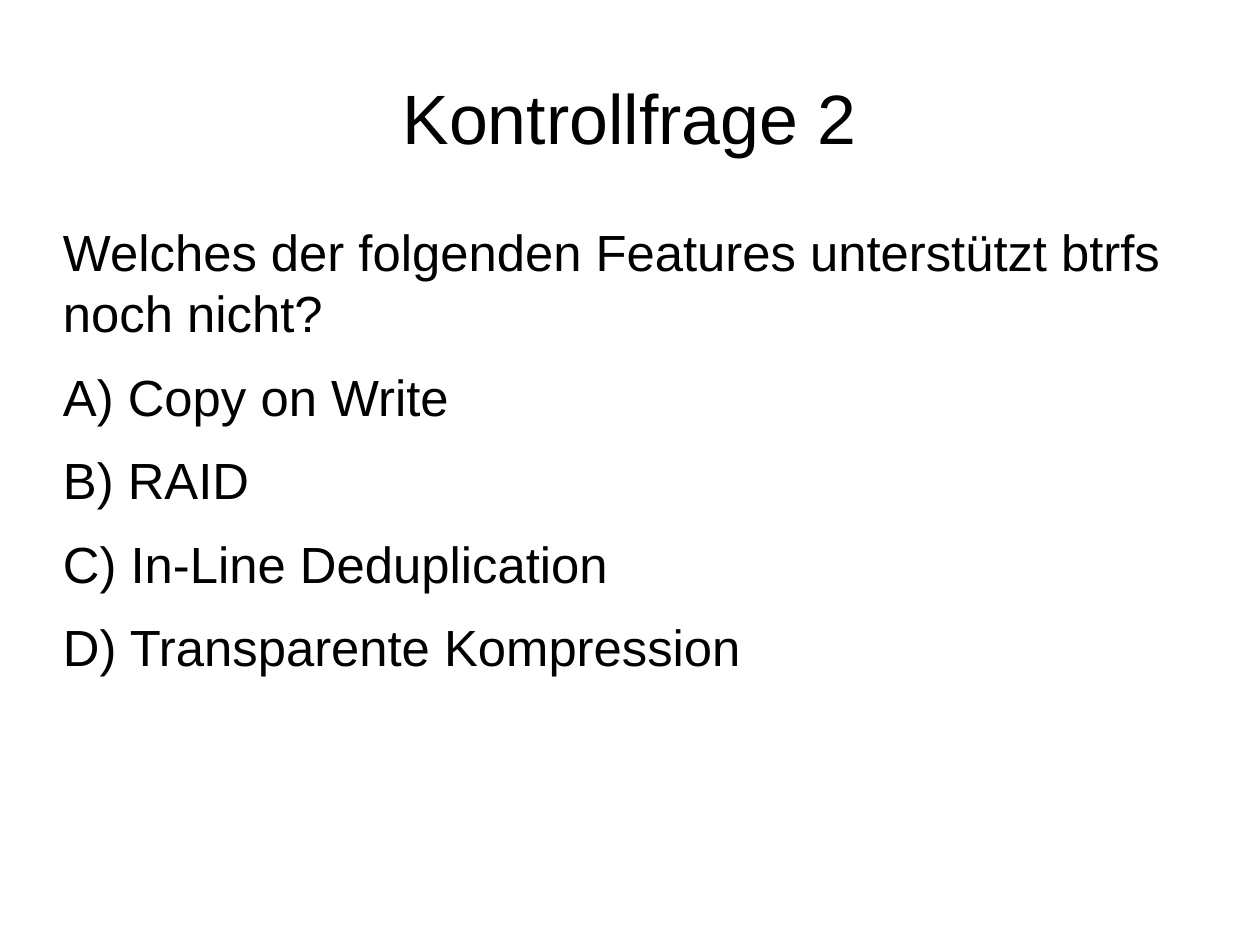
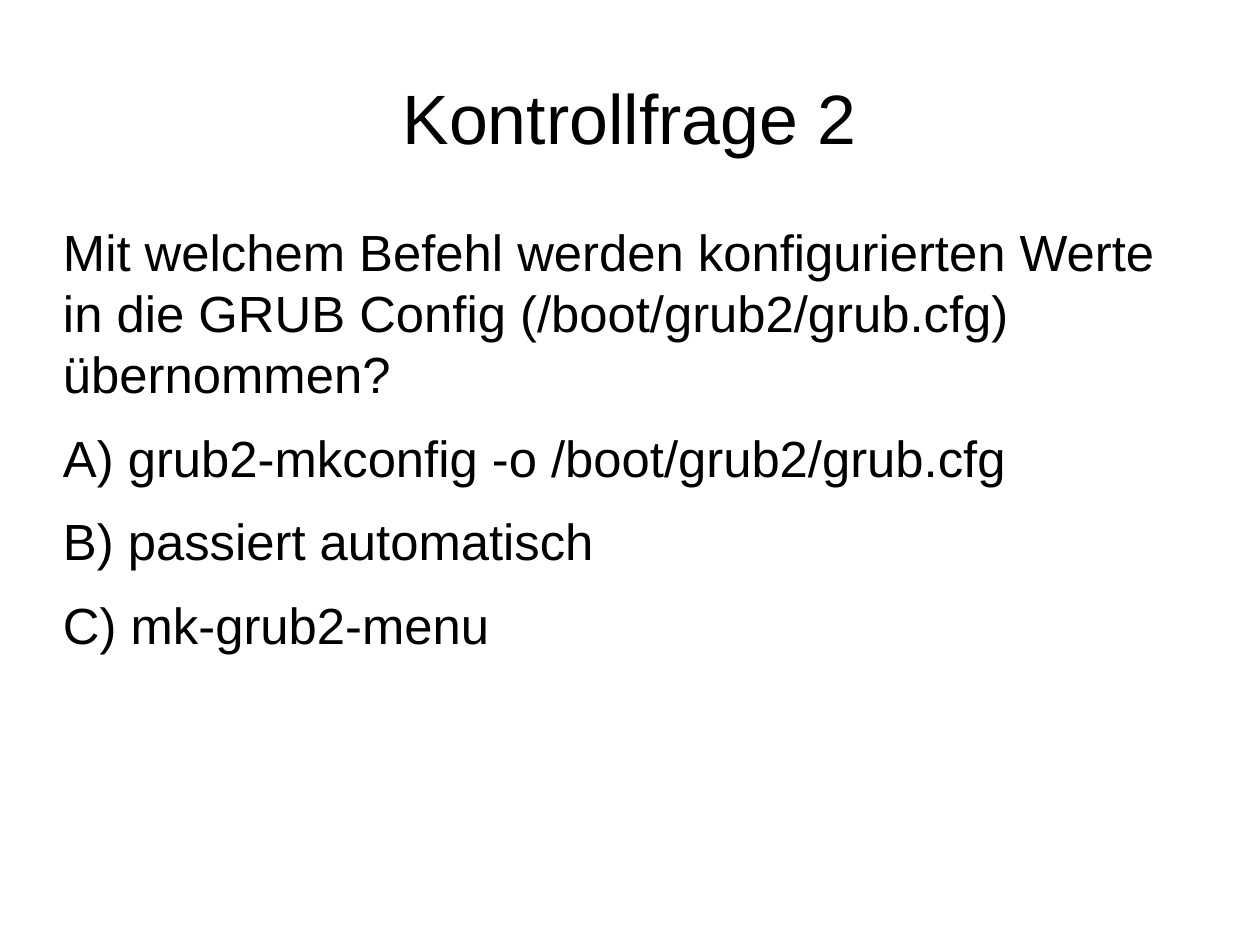
Before and after one commit to adfinis/adsy-trainings, a slide deck: slide 3 of SSA_SUSE-System-Administration/1004_grub2/modul_grub2_1004_04_check.odp. Drawn at 1260x945 pixels with LibreOffice and Linux fonts; fonts in the diff are those of the drawing. Boxes give left, top, right and bottom in pixels: in the first picture for what was removed or moved away, otherwise in the second. Text is boxed around its words. In the diff, an @@ line names an element or a change of style, - is before the commit and + after.

Commit message:
update module grub2

```diff
--- a/SSA_SUSE-System-Administration/1004_grub2/modul_grub2_1004_04_check.odp
+++ b/SSA_SUSE-System-Administration/1004_grub2/modul_grub2_1004_04_check.odp
@@ text at (63, 234, 1155, 654): text changed @@
-Welches der folgenden Features unterstützt btrfs noch nicht?
-A) Copy on Write
-B) RAID
-C) In-Line Deduplication
-D) Transparente Kompression
+Mit welchem Befehl werden konfigurierten Werte in die GRUB Config (/boot/grub2/grub.cfg) übernommen?
+A) grub2-mkconfig -o /boot/grub2/grub.cfg
+B) passiert automatisch
+C) mk-grub2-menu
```
Also in this commit, not shown: 4 other slides changed, 1 other file.
